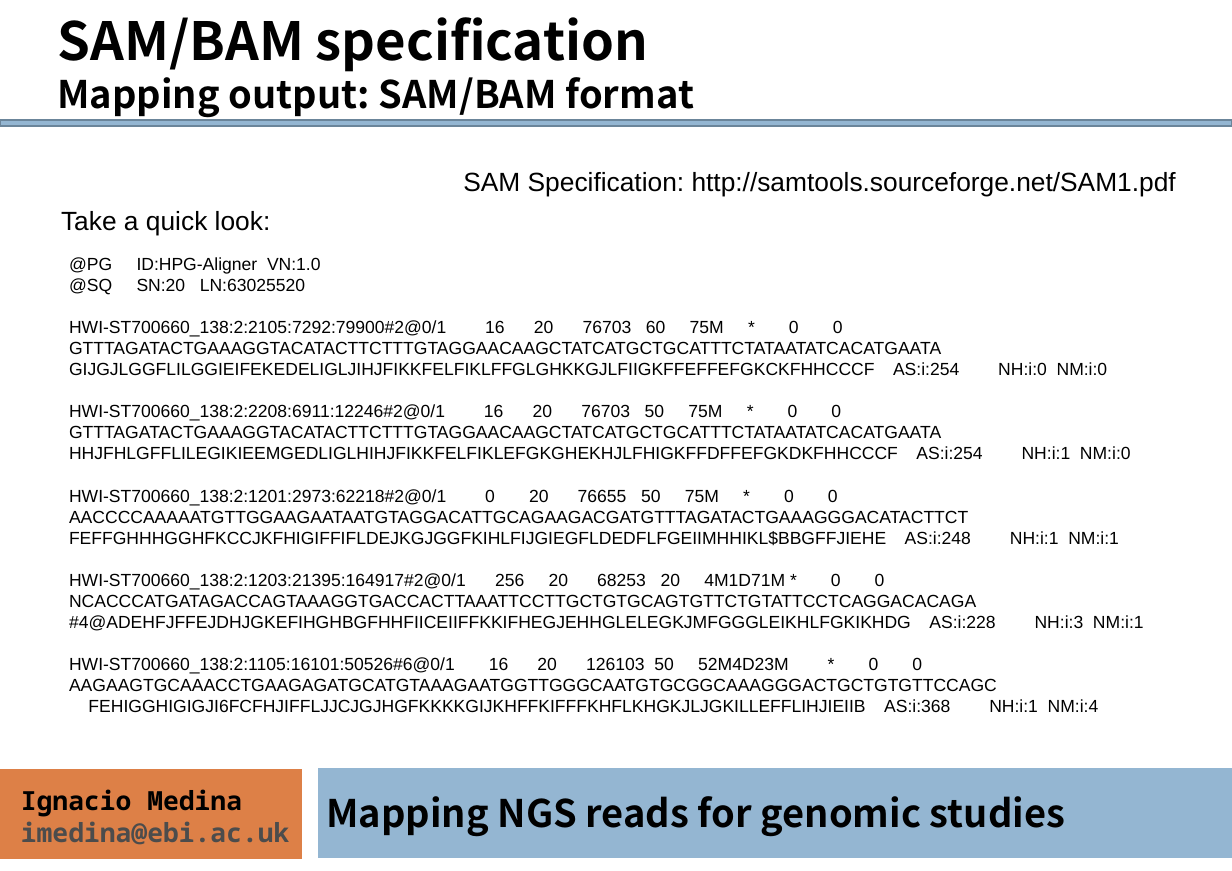
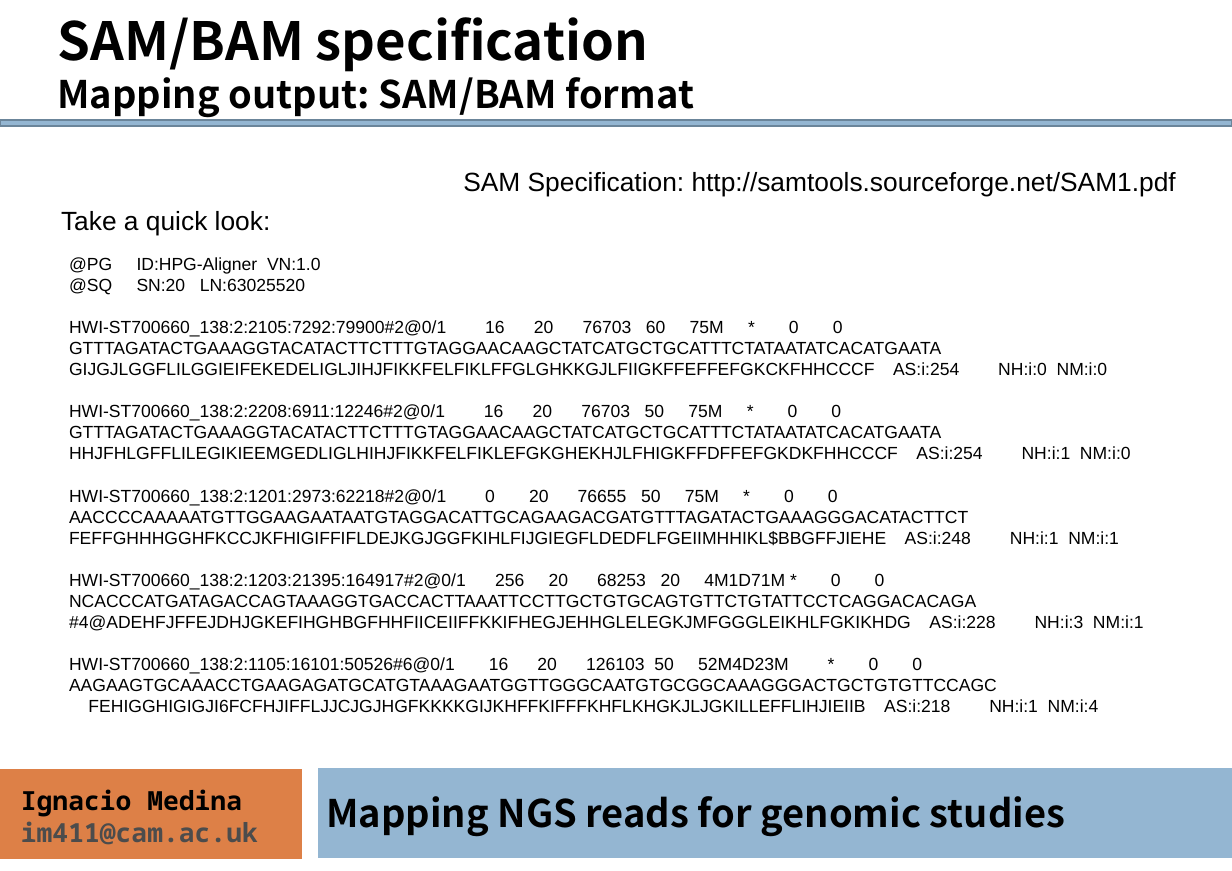
Before and after one commit to ngs-course/ngs-course.github.io, a slide deck: slide 28 of Course_Materials/alignment/presentation/ngs-read-mapping-imedina-mda15.odp. Drawn at 1232x871 pixels with LibreOffice and Linux fonts; fonts in the diff are those of the drawing. Boxes give left, top, right and bottom in pixels: in the first picture for what was removed or moved away, otherwise in the second. Text is boxed around its words. In the diff, an @@ line names an element or a change of style, - is before the commit and + after.

```diff
--- a/Course_Materials/alignment/presentation/ngs-read-mapping-imedina-mda15.odp
+++ b/Course_Materials/alignment/presentation/ngs-read-mapping-imedina-mda15.odp
@@ text at (884, 699, 1099, 712): text changed @@
-FEHIGGHIGIGJI6FCFHJIFFLJJCJGJHGFKKKKGIJKHFFKIFFFKHFLKHGKJLJGKILLEFFLIHJIEIIB AS:i:368 NH:i:1 NM:i:4
+FEHIGGHIGIGJI6FCFHJIFFLJJCJGJHGFKKKKGIJKHFFKIFFFKHFLKHGKJLJGKILLEFFLIHJIEIIB AS:i:218 NH:i:1 NM:i:4
@@ text at (21, 821, 258, 845): text changed @@
-imedina@ebi.ac.uk
+im411@cam.ac.uk
```
Also in this commit, not shown: 36 other slides changed, 1 other file.
